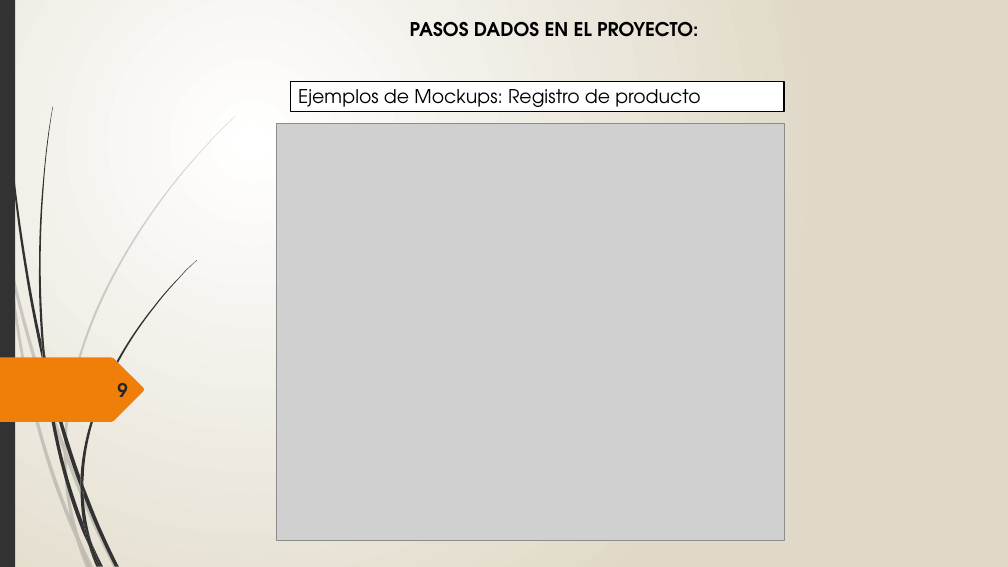
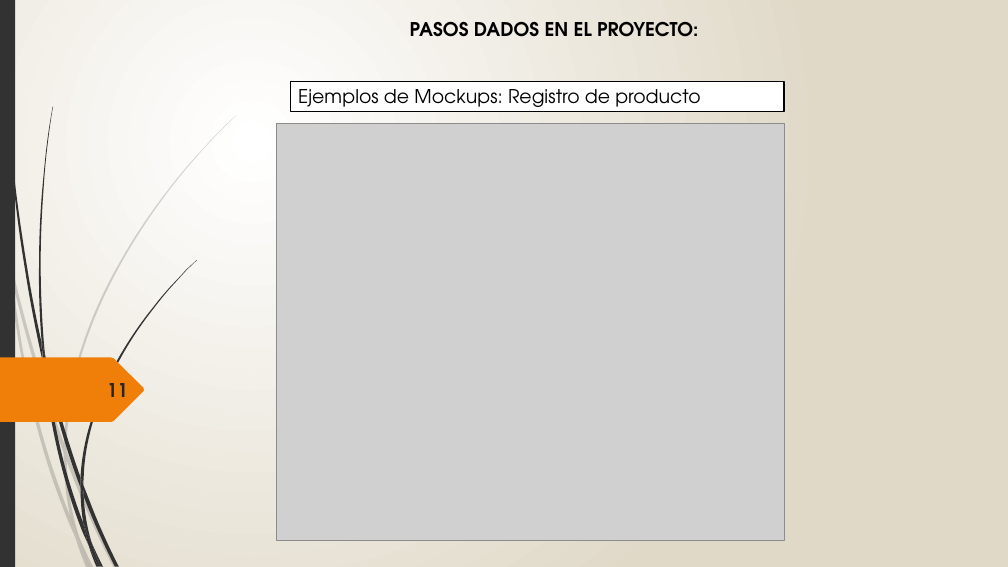
Before and after one commit to victormanuelantacastro/Proyecto, a slide deck: slide 11 of Contenido/TartessosBurguer.pptx (slide 9 before the commit). Drawn at 1008x567 pixels with LibreOffice and Linux fonts; fonts in the diff are those of the drawing; grey boxes stand for pictures. Boxes give left, top, right and bottom in pixels: in the first picture for what was removed or moved away, otherwise in the second. Text is boxed around its words. In the diff, an @@ line names an element or a change of style, - is before the commit and + after.

```diff
--- a/Contenido/TartessosBurguer.pptx
+++ b/Contenido/TartessosBurguer.pptx
@@ text at [107,383,128,397]: text changed @@
-9
+11
```
Also in this commit, not shown: 19 other slides changed, 2 slides added, 19 other files.
